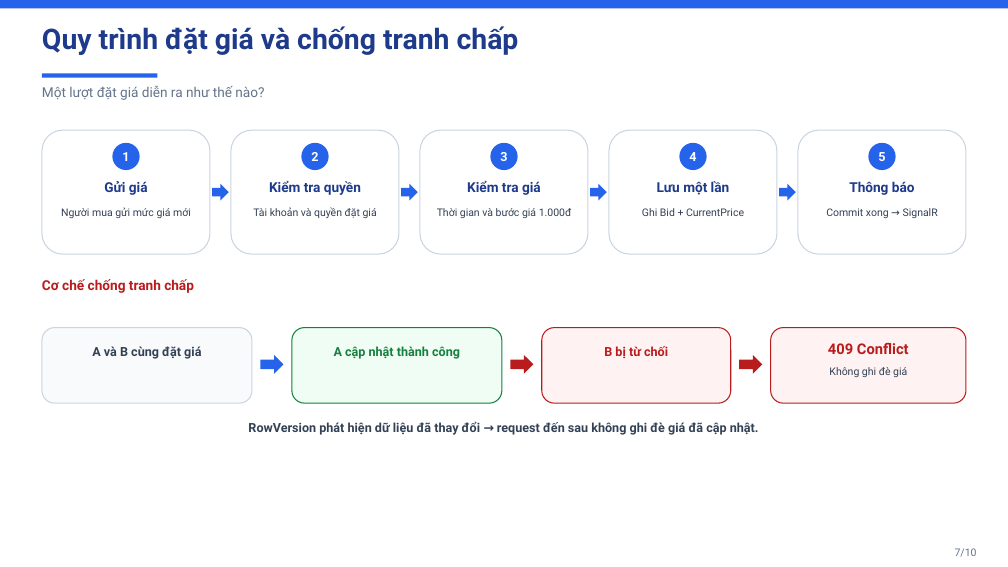
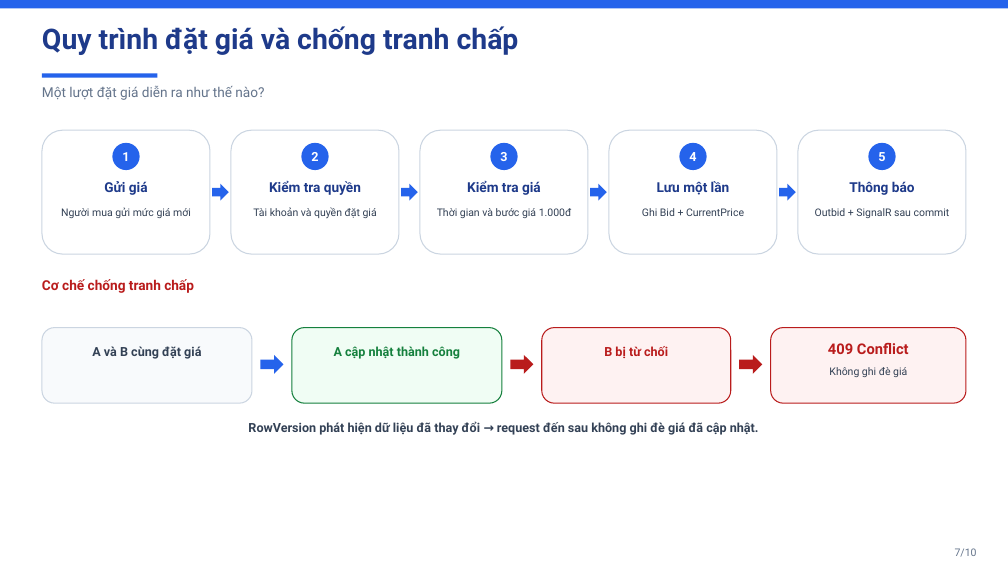
Before and after one commit to ThanhPhuocIT3905/BidNet, a slide deck: slide 7 of docs/presentation/BidNet-ThuyetTrinh-10-slide.pptx. Drawn at 1008x567 pixels with LibreOffice and Linux fonts; fonts in the diff are those of the drawing. Boxes give left, top, right and bottom in pixels: in the first picture for what was removed or moved away, otherwise in the second. Text is boxed around its words. In the diff, an @@ line names an element or a change of style, - is before the commit and + after.

```diff
--- a/docs/presentation/BidNet-ThuyetTrinh-10-slide.pptx
+++ b/docs/presentation/BidNet-ThuyetTrinh-10-slide.pptx
@@ text at (x1=815, y1=208, x2=950, y2=218): text changed @@
-Commit xong → SignalR
+Outbid + SignalR sau commit
```
Also in this commit, not shown: 4 other slides changed, 1 slide added, 1 slide removed, 27 other files.
